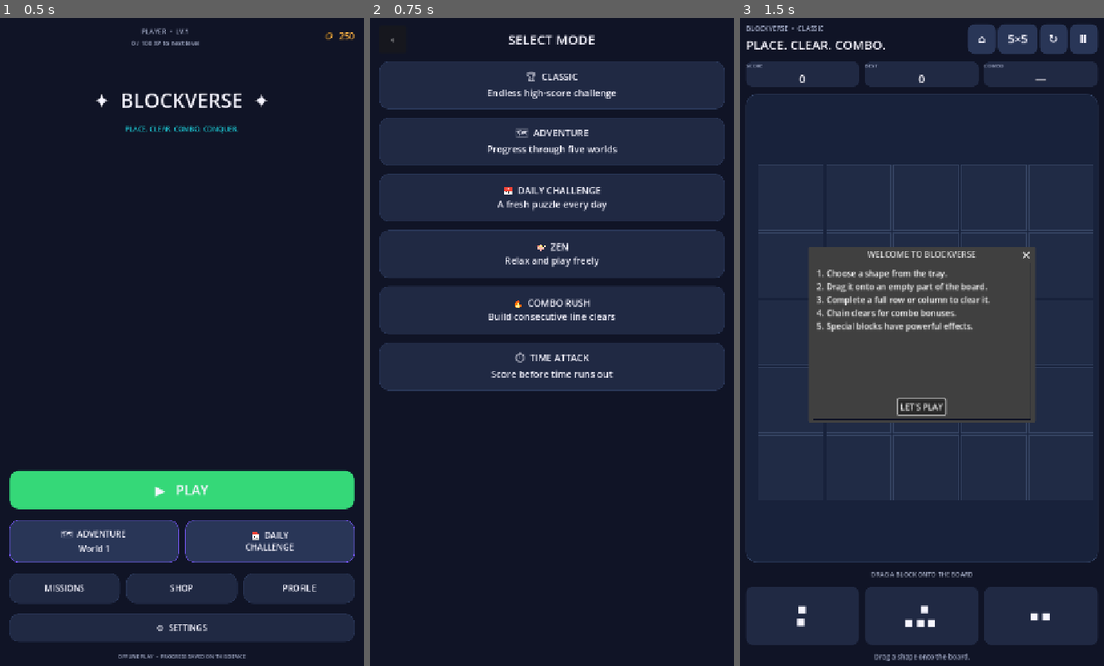
Above: before the commit, frames 1-3 (left to right).
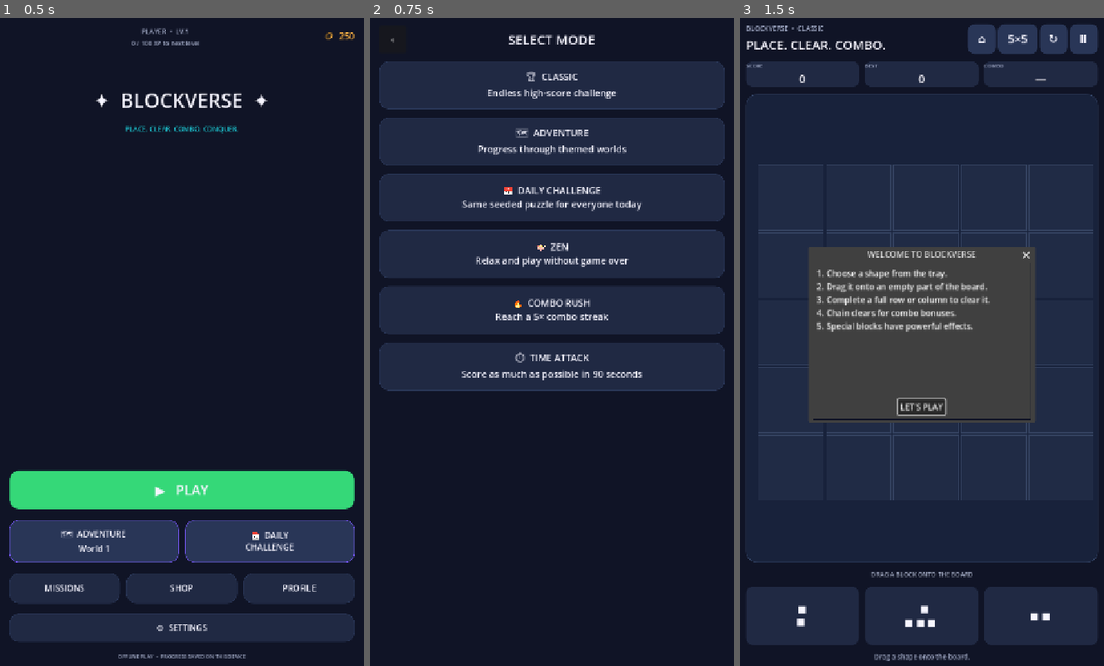
Above: after the commit, the same moments.

Repository: MaheshPawar32/android-game-factory
Game: Godot game, scene res://scenes/home.tscn
The game is run twice, just before and just after one commit, with the same random seed, the same clock (stepped at 60 frames per second) and the same inputs.
Inputs:
- Up to frame 1 (0.5 s): no input
- Up to frame 2 (0.75 s): click "▶ PLAY" at 0.5 s
- Up to frame 3 (1.5 s): click "🏆 CLASSIC Endless high-score …" at 1.25 s

Frame 1 is identical in both runs. In frame 2, 1.6% of the frame differs, in the area x 25-75%, y 19-56%; in frame 3, nothing differs.

Commit message:
Batch 9: enable all mode selection cards

Diff:
--- a/projects/block-puzzle/scripts/screens/mode_select_screen.gd
+++ b/projects/block-puzzle/scripts/screens/mode_select_screen.gd
@@ -37,12 +37,12 @@
 	header.add_child(spacer)
 
 	var modes := [
-		["🏆  CLASSIC", "Endless high-score challenge", true],
-		["🗺  ADVENTURE", "Progress through five worlds", false],
-		["📅  DAILY CHALLENGE", "A fresh puzzle every day", false],
-		["🪷  ZEN", "Relax and play freely", false],
-		["🔥  COMBO RUSH", "Build consecutive line clears", false],
-		["⏱  TIME ATTACK", "Score before time runs out", false]
+		["🏆  CLASSIC", "Endless high-score challenge", "classic"],
+		["🗺  ADVENTURE", "Progress through themed worlds", "adventure"],
+		["📅  DAILY CHALLENGE", "Same seeded puzzle for everyone today", "daily"],
+		["🪷  ZEN", "Relax and play without game over", "zen"],
+		["🔥  COMBO RUSH", "Reach a 5× combo streak", "combo_rush"],
+		["⏱  TIME ATTACK", "Score as much as possible in 90 seconds", "time_attack"]
 	]
 	for mode in modes:
 		var button := Button.new()
@@ -60,16 +60,6 @@
 		button.add_theme_stylebox_override("normal", style)
 		button.add_theme_stylebox_override("hover", style)
 		button.add_theme_stylebox_override("pressed", style)
-		if mode[2]:
-			button.pressed.connect(func(): AppRouter.start_classic())
-		else:
-			var mode_name: String = mode[0]
-			button.pressed.connect(func(): _show_coming_soon(mode_name))
+		var mode_id: String = mode[2]
+		button.pressed.connect(func(): AppRouter.start_mode(mode_id))
 		layout.add_child(button)
-
-func _show_coming_soon(mode_name: String) -> void:
-	var dialog := AcceptDialog.new()
-	dialog.title = mode_name
-	dialog.dialog_text = "This mode will be implemented in a later BLOCKVERSE milestone."
-	add_child(dialog)
-	dialog.popup_centered()
